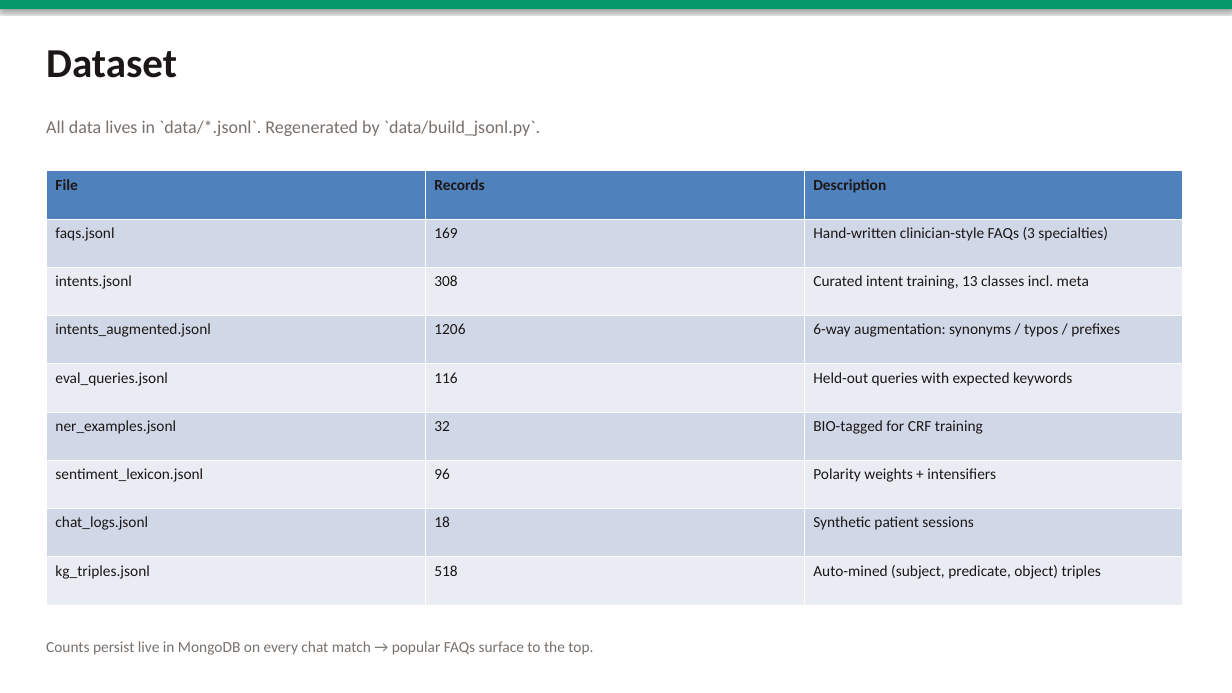
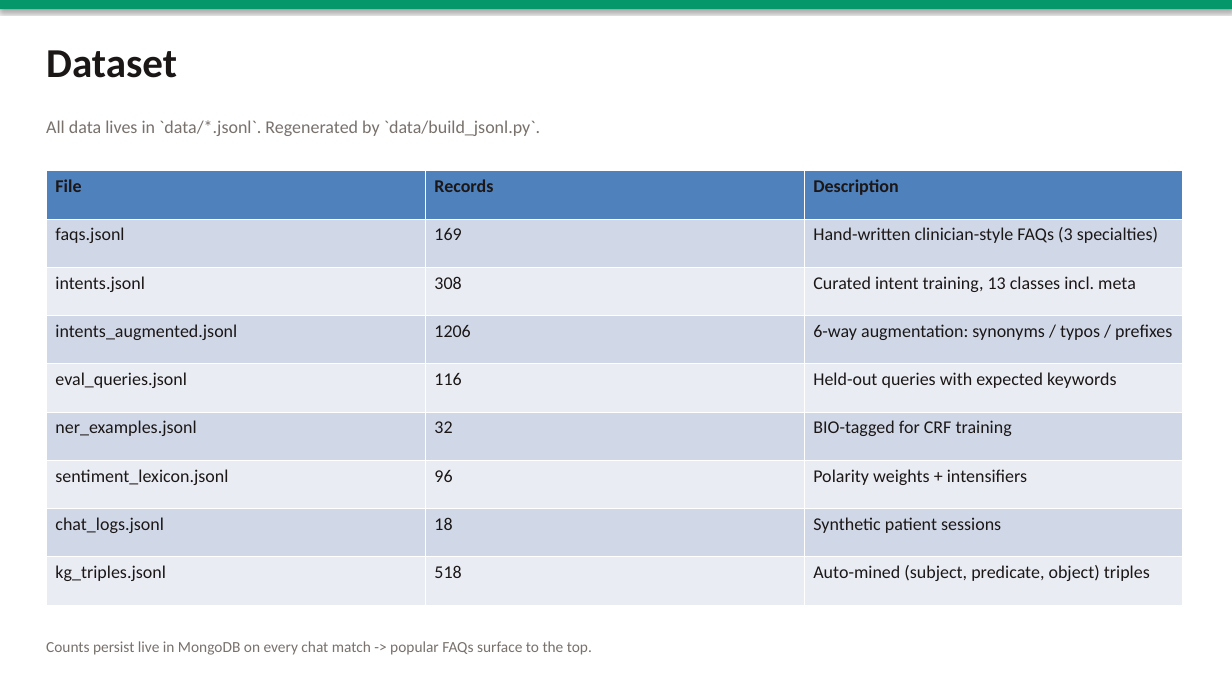
Before and after one commit to AbdulGhani002/medical-faq-auto, a slide deck: slide 4 of MedFAQ_Slides.pptx. Drawn at 1232x693 pixels with LibreOffice and Linux fonts; fonts in the diff are those of the drawing. Boxes give left, top, right and bottom in pixels: in the first picture for what was removed or moved away, otherwise in the second. Text is boxed around its words. In the diff, an @@ line names an element or a change of style, - is before the commit and + after.

```diff
--- a/MedFAQ_Slides.pptx
+++ b/MedFAQ_Slides.pptx
@@ table at (46,171,1183,605) @@
@@ size 12 to 14 pt @@
@@ text at (46,641,592,655): text changed @@
-Counts persist live in MongoDB on every chat match → popular FAQs surface to the top.
+Counts persist live in MongoDB on every chat match -> popular FAQs surface to the top.
```
Also in this commit, not shown: 10 other slides changed, 4 other files.
